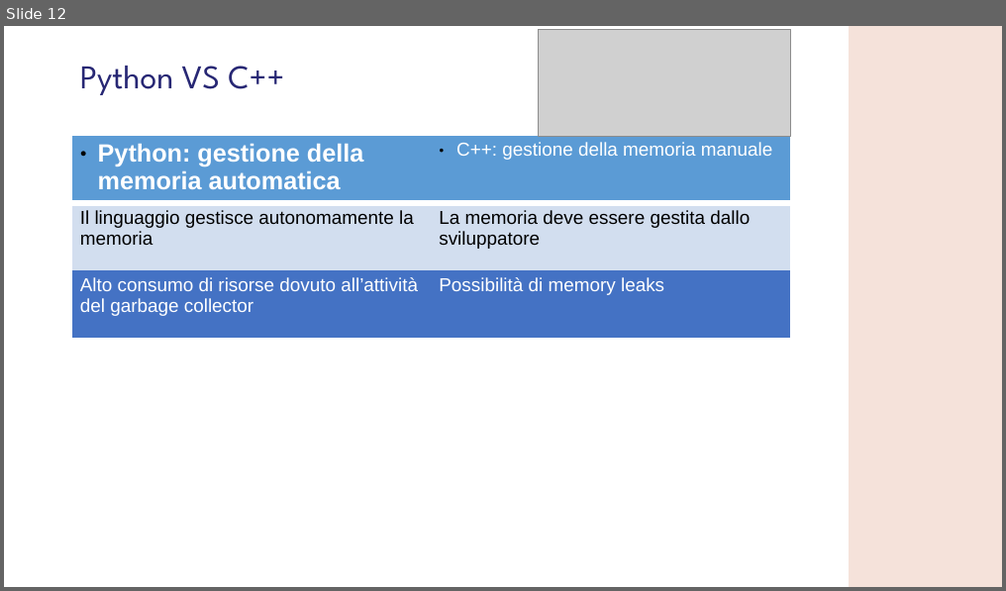
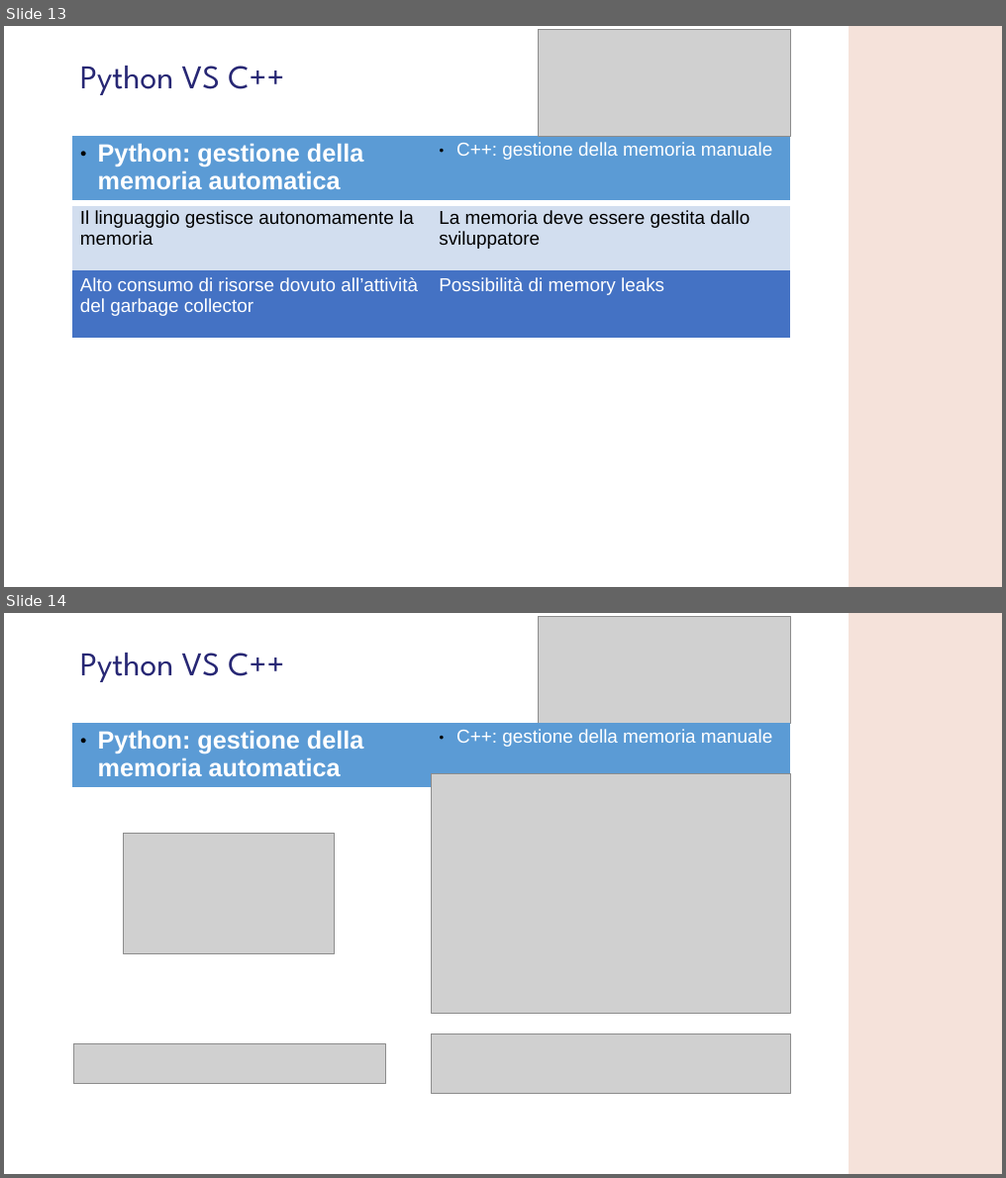
Before and after one commit to GMATZEU42/WS, a slide deck: WS01/WS_1.odp. Shown one above the other, each under a label of ours: slide 12 before the commit, slides 13 and 14 after it. The pictures are 1006x591 and 1006x1178 pixels, drawn with LibreOffice and Linux fonts; fonts in the diff are those of the drawing; grey boxes stand for pictures; background and template pictures are left out. Boxes give left, top, right and bottom in pixels: in the first picture for what was removed or moved away, otherwise in the second. Text is boxed around its words. In the diff, an @@ line names an element or a change of style, - is before the commit and + after.

```diff
--- a/WS01/WS_1.odp
+++ b/WS01/WS_1.odp
@@ slide 14 added at [4,613,1002,1174], background #FFFFFF; not listed: 1 template element that a slide beside it also shows @@
@@ picture added at [538,616,790,723] @@
@@ title added at [80,653,284,682], 32 pt, text #272774 @@
+Python VS C++
@@ table added at [73,723,792,780], 1 rows, 2 columns @@
+Python: gestione della memoria automatica | C++: gestione della memoria manuale
@@ picture added at [432,774,790,1014] @@
@@ picture added at [123,833,334,954] @@
@@ picture added at [73,1044,386,1084] @@
@@ picture added at [432,1035,790,1094] @@
@@ what was slide 12 is now slide 13 @@
```
Also in this commit, not shown: 4 slides changed, 14 other slides added, 7 other files.
